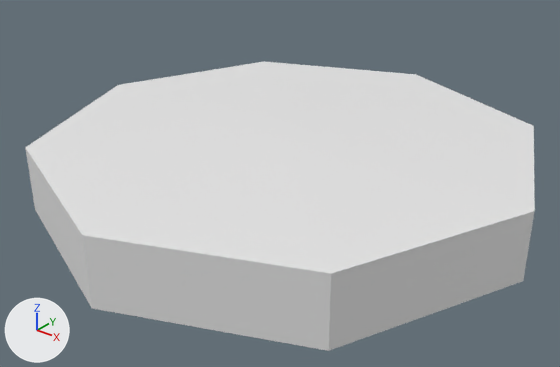
Before and after pictures for a commit that changed the Blender file Assets/3D object/Blender_hilut/button001.blend.
Before and after are seen from a 50 mm lens placed at (2.35, -3.0, 1.33), pointed at (0.04, -0.12, -0.46). The lights are fixed; the arrows at lower left show +X, +Y and +Z. Objects named as collision shapes, trigger or cutter boxes, shadow casters or lower levels of detail are left out.
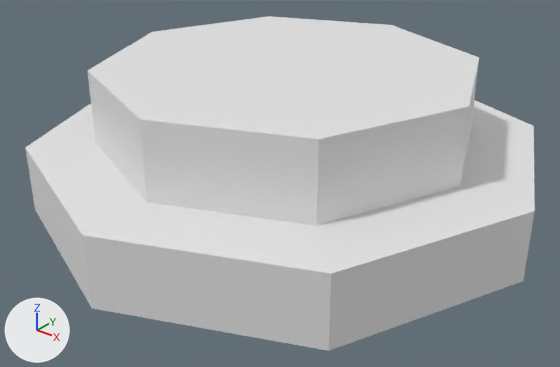
Boxes [x1, y1, x2, y2] around the edits, measured in the pictures (560 x 367 px):
'Cylinder', shown: after [87, 16, 479, 226]

What changed in the scene script:
```text
Change ob_cylinder:
    remove ob_cylinder.hide_set(True)
```
